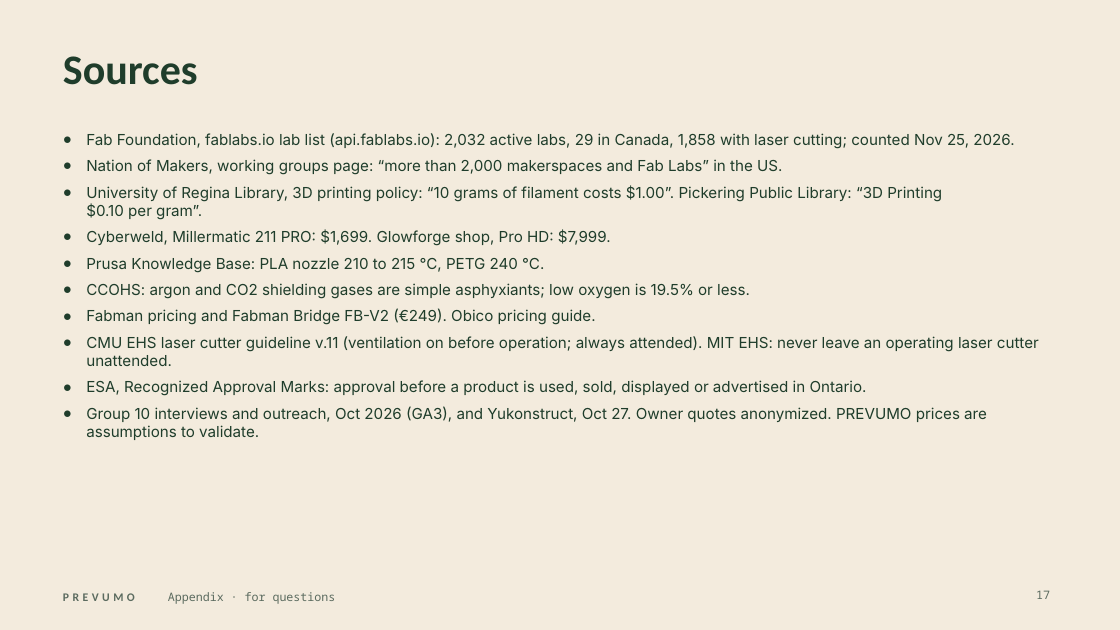
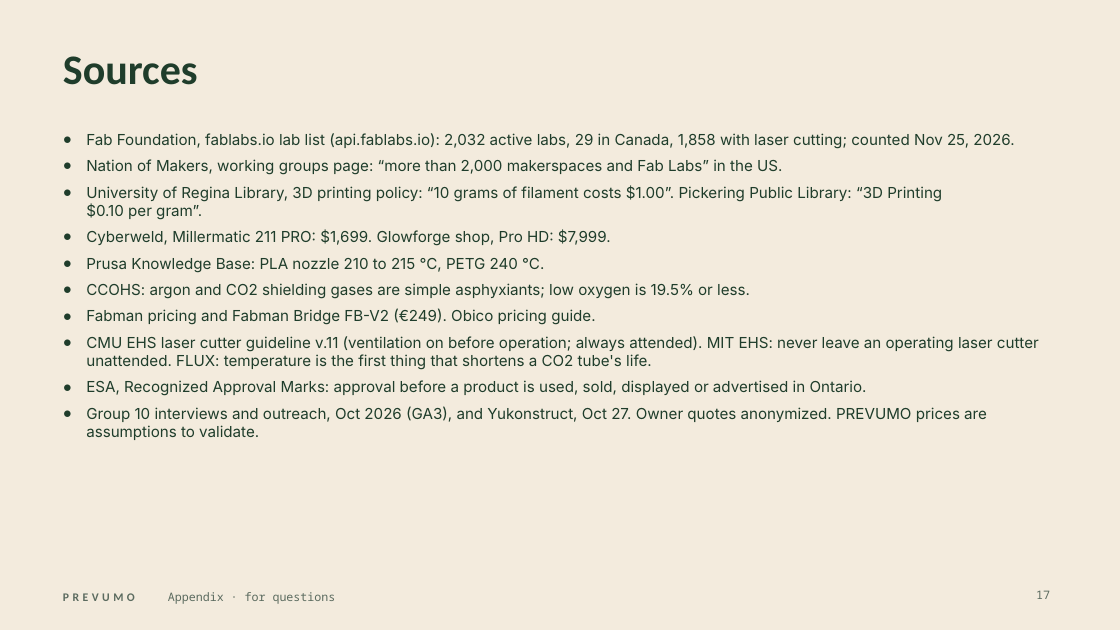
Before and after one commit to WAHB22/wahbs-world, a slide deck: slide 17 of prevumo/deliverables/final/PREVUMO-final.pptx. Drawn at 1120x630 pixels with LibreOffice and Linux fonts; fonts in the diff are those of the drawing. Boxes give left, top, right and bottom in pixels: in the first picture for what was removed or moved away, otherwise in the second. Text is boxed around its words. In the diff, an @@ line names an element or a change of style, - is before the commit and + after.

```diff
--- a/prevumo/deliverables/final/PREVUMO-final.pptx
+++ b/prevumo/deliverables/final/PREVUMO-final.pptx
@@ text at [86, 336, 1039, 370]: text changed @@
-● CMU EHS laser cutter guideline v.11 (ventilation on before operation; always attended). MIT EHS: never leave an operating laser cutter unattended.
+● CMU EHS laser cutter guideline v.11 (ventilation on before operation; always attended). MIT EHS: never leave an operating laser cutter unattended. FLUX: temperature is the first thing that shortens a CO2 tube's life.
```
Also in this commit, not shown: 7 other slides changed, 11 other files.
